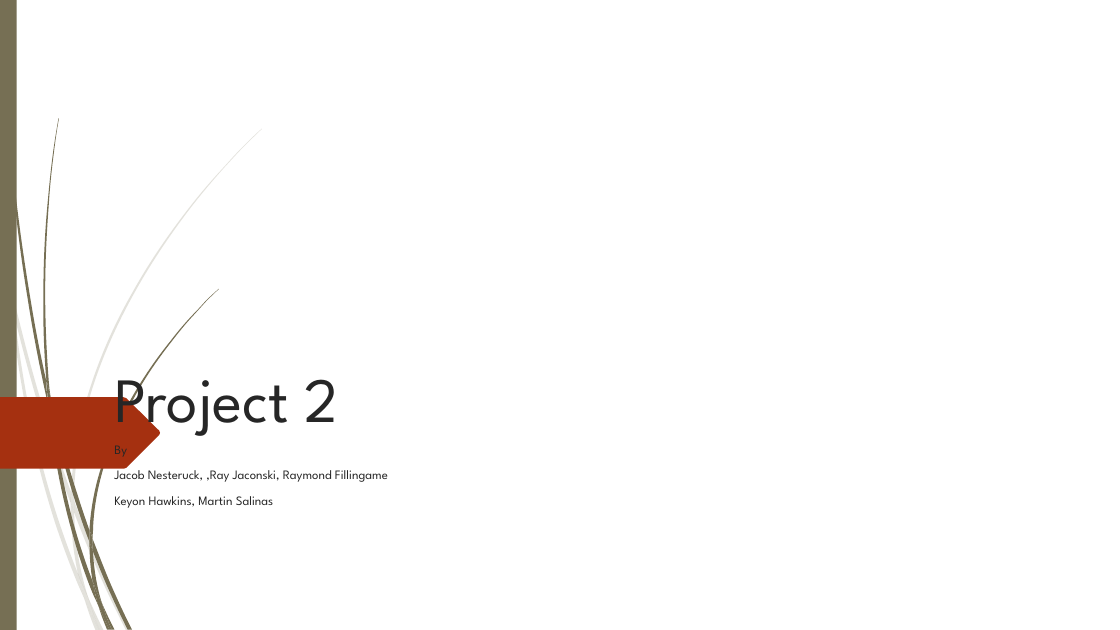
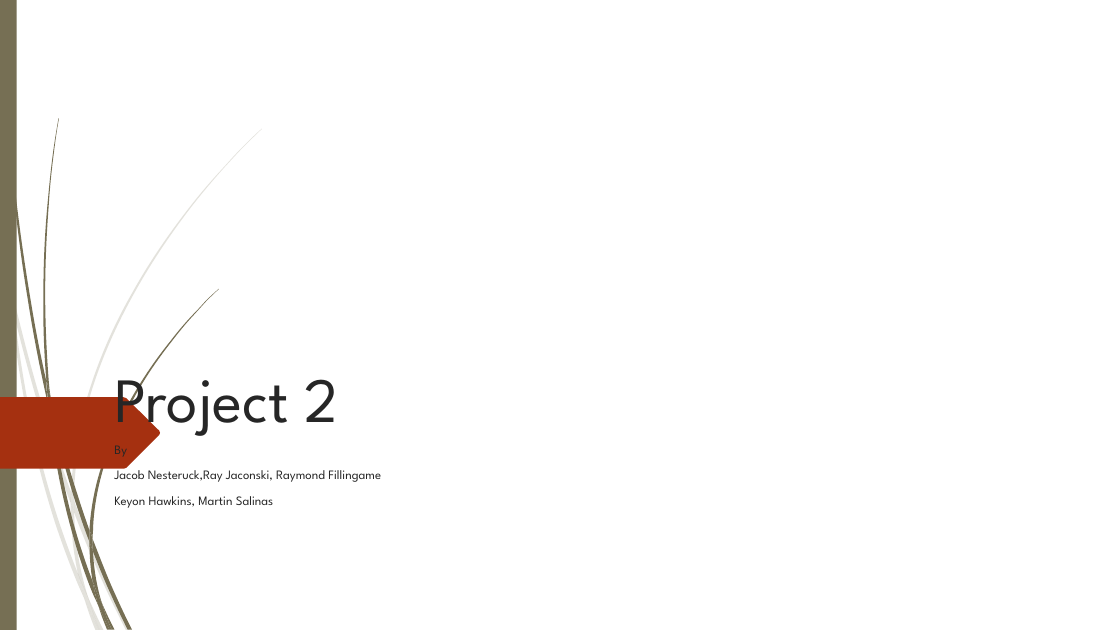
Before and after one commit to jnesteruck/rev-proj2, a slide deck: slide 1 of analysis-phase/Project_2.pptx. Drawn at 1120x630 pixels with LibreOffice and Linux fonts; fonts in the diff are those of the drawing; background and template pictures are left out. Boxes give left, top, right and bottom in pixels: in the first picture for what was removed or moved away, otherwise in the second. Text is boxed around its words. In the diff, an @@ line names an element or a change of style, - is before the commit and + after.

Commit message:
Final powerpoint

```diff
--- a/analysis-phase/Project_2.pptx
+++ b/analysis-phase/Project_2.pptx
@@ subtitle at bbox=[114, 466, 381, 482]: text changed @@
-Jacob Nesteruck, ,Ray Jaconski, Raymond Fillingame
+Jacob Nesteruck,Ray Jaconski, Raymond Fillingame
```
Also in this commit, not shown: 3 other slides changed, 1 slide added, 1 slide removed.
